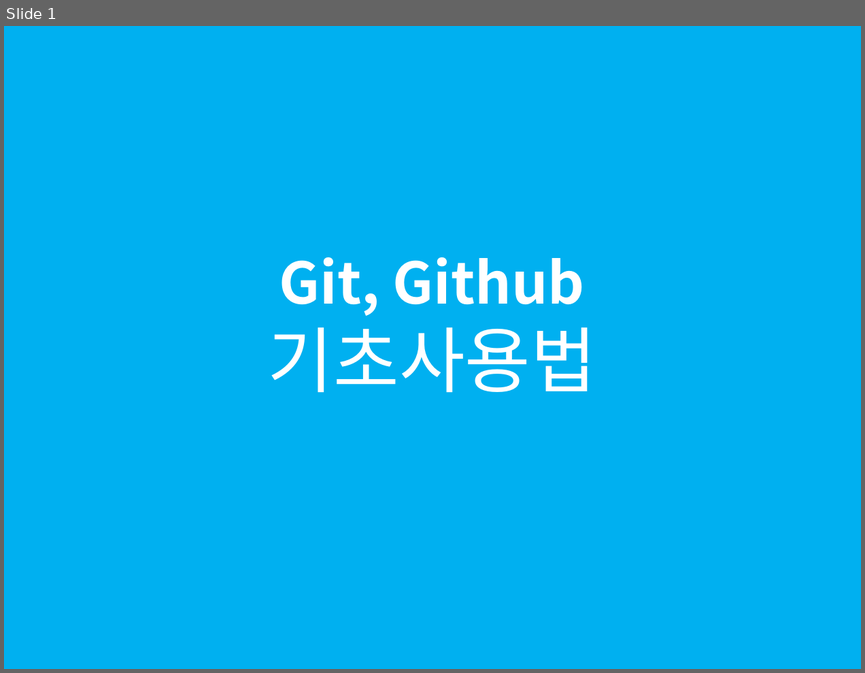
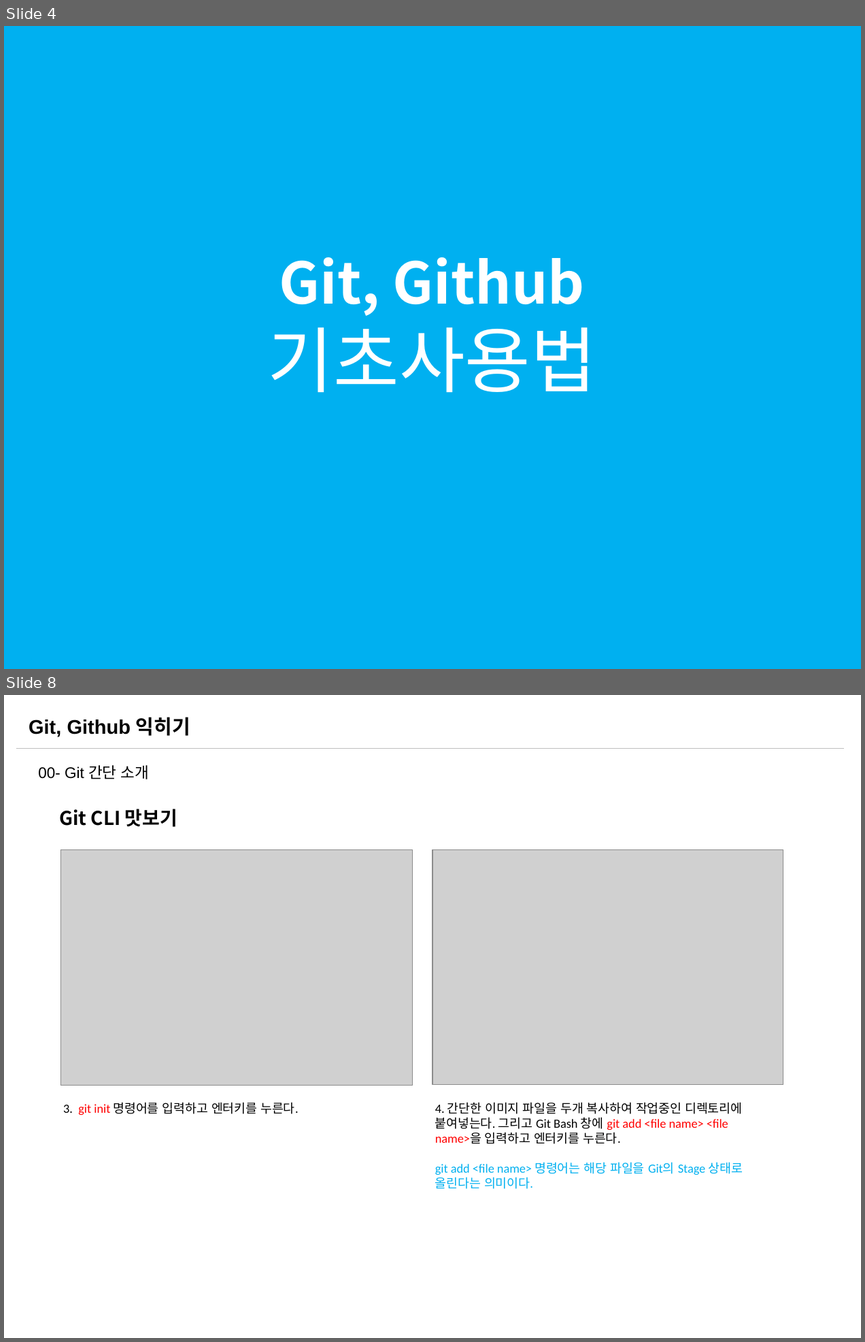
Before and after one commit to sabin21/NodeJS_Workflow_Study, a slide deck: CH00_Git_Github.pptx. Shown one above the other, each under a label of ours: slide 1 before the commit, slides 4 and 8 after it; the slides between them are not shown. The pictures are 865x673 and 865x1342 pixels, drawn with LibreOffice and Linux fonts; fonts in the diff are those of the drawing; grey boxes stand for pictures. Boxes give left, top, right and bottom in pixels: in the first picture for what was removed or moved away, otherwise in the second. Text is boxed around its words. In the diff, an @@ line names an element or a change of style, - is before the commit and + after.

```diff
--- a/CH00_Git_Github.pptx
+++ b/CH00_Git_Github.pptx
@@ slide 8 added at (4,695,861,1338), background #FFFFFF @@
@@ text added at (28,717,190,737), 16.6 pt, text #000000, bold @@
+Git, Github 익히기
@@ line added from (17, 748) to (844, 748), #BFBFBF 0.5 pt @@
@@ text added at (38,765,149,779), 12.9 pt, text #000000 @@
+00- Git 간단 소개
@@ text added at (59,809,177,827), 16 pt, text #000000, bold @@
+Git CLI 맛보기
@@ picture added at (60,850,412,1086) @@
@@ picture added at (432,850,783,1085) @@
@@ text added at (63,1102,298,1115), 10.5 pt, text #000000 @@
+3. git init 명령어를 입력하고 엔터키를 누른다.
@@ text added at (435,1102,742,1189), 10.5 pt, text #000000 @@
+4. 간단한 이미지 파일을 두개 복사하여 작업중인 디렉토리에 붙여넣는다. 그리고 Git Bash 창에 git add <file name> <file name>을 입력하고 엔터키를 누른다.
+git add <file name> 명령어는 해당 파일을 Git의 Stage 상태로 올린다는 의미이다.
@@ what was slide 1 is now slide 4 @@
```
Also in this commit, not shown: 3 slides changed, 8 other slides added, 2 other files.
